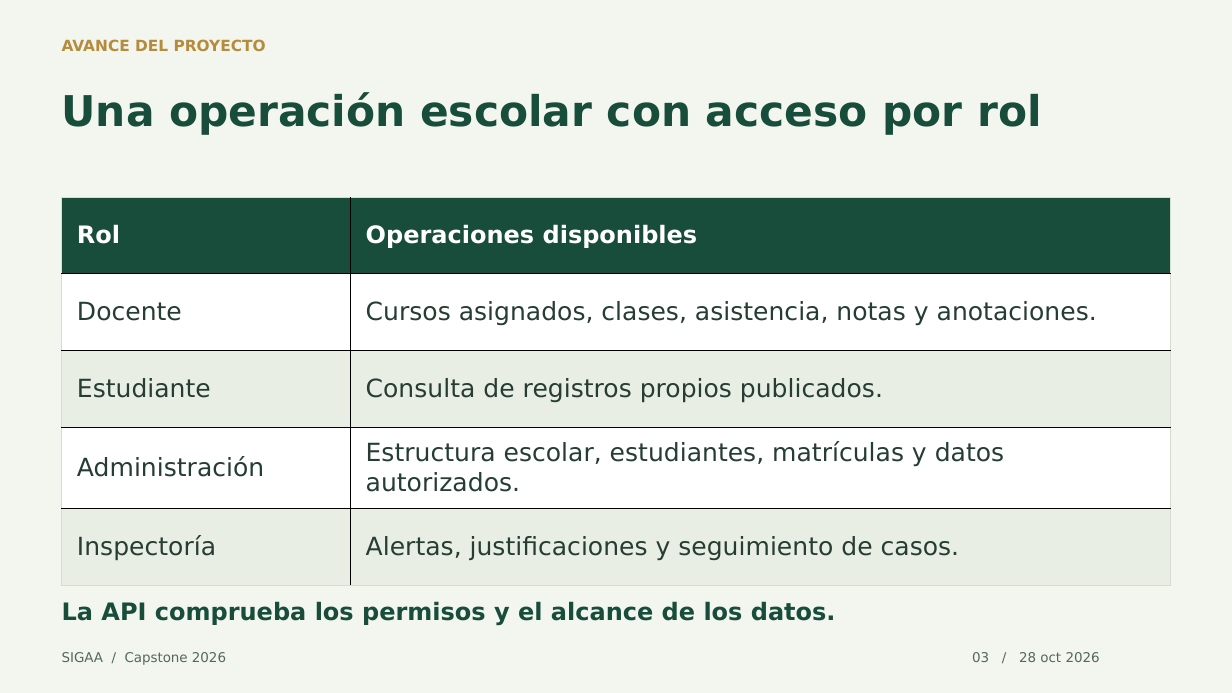
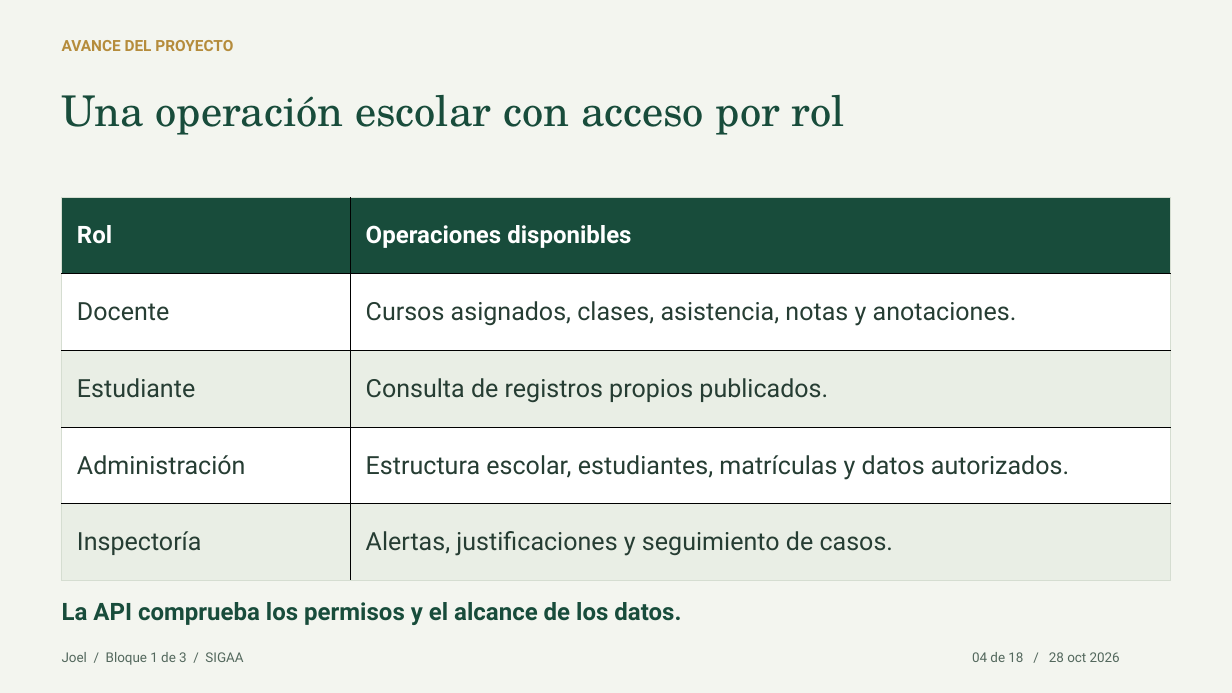
Before and after one commit to joellopez775/SIGAA-Capstone-2026, a slide deck: slide 4 of Fase 2/Evidencias Proyecto/SIGAA/output/presentaciones/Avance del proyecto SIGAA.pptx (slide 3 before the commit). Drawn at 1232x693 pixels with LibreOffice and Linux fonts; fonts in the diff are those of the drawing. Boxes give left, top, right and bottom in pixels: in the first picture for what was removed or moved away, otherwise in the second. Text is boxed around its words. In the diff, an @@ line names an element or a change of style, - is before the commit and + after.

```diff
--- a/Fase 2/Evidencias Proyecto/SIGAA/output/presentaciones/Avance del proyecto SIGAA.pptx
+++ b/Fase 2/Evidencias Proyecto/SIGAA/output/presentaciones/Avance del proyecto SIGAA.pptx
@@ text "AVANCE DEL PROYECTO" at box(62, 40, 233, 51): font DejaVu Sans to Roboto @@
@@ text "Una operación escolar con acceso ..." at box(62, 95, 845, 135): font DejaVu Sans to TeX Gyre Schola, bold off @@
@@ table at box(62, 198, 1171, 581) @@
@@ font DejaVu Sans to Roboto @@
@@ text "La API comprueba los permisos ..." at box(62, 602, 681, 625): font DejaVu Sans to Roboto @@
@@ text at box(62, 652, 243, 665): text changed; font DejaVu Sans to Roboto @@
-SIGAA / Capstone 2026
+Joel / Bloque 1 de 3 / SIGAA
@@ text at box(972, 652, 1120, 662): text changed; font DejaVu Sans to Roboto @@
-03 / 28 oct 2026
+04 de 18 / 28 oct 2026
```
Also in this commit, not shown: 15 other slides changed, 2 slides added, 11 other files.
